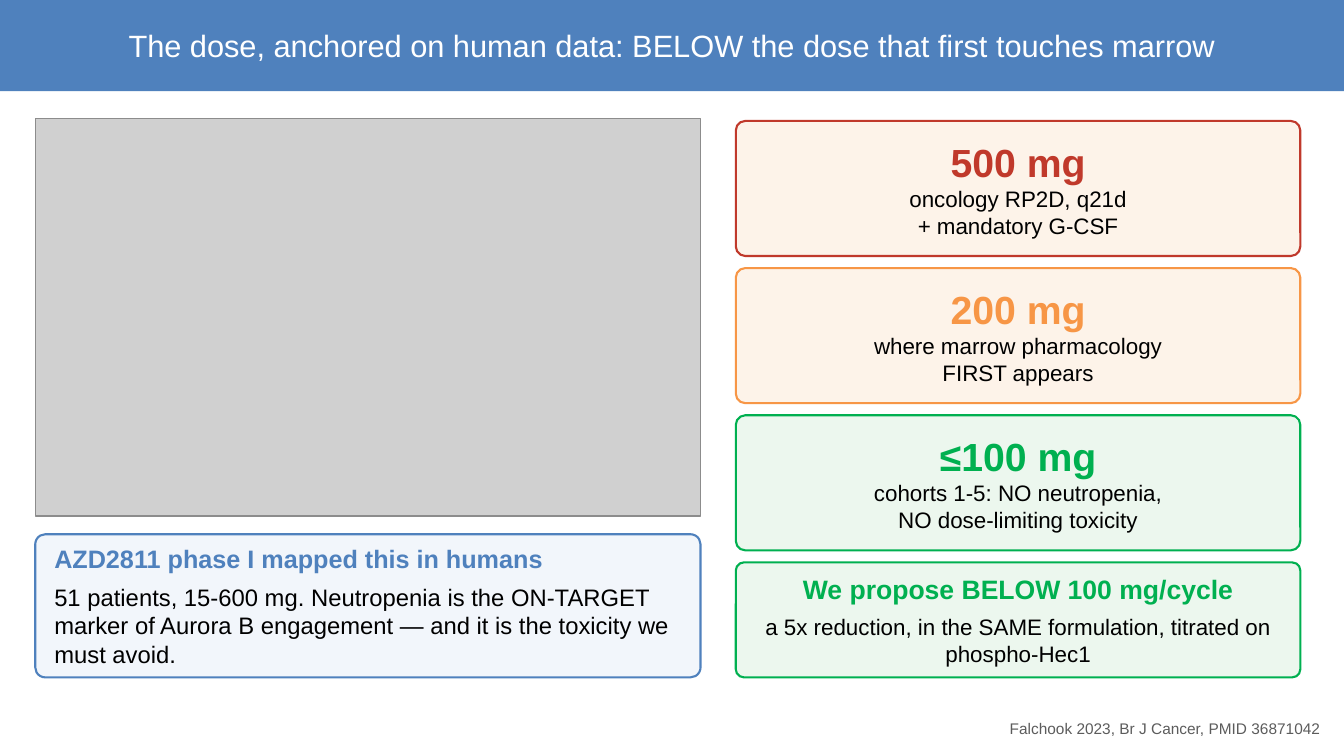
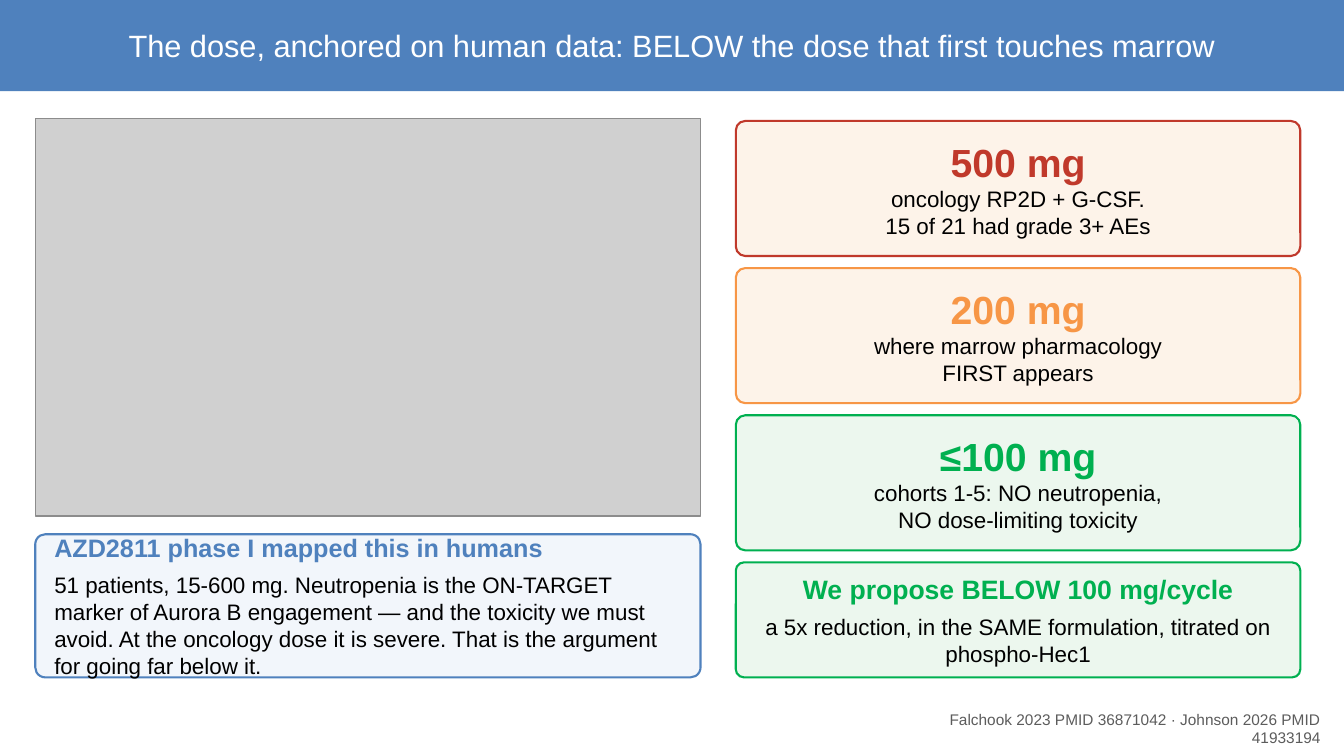
Before and after one commit to asheus/mva-track2-2026, a slide deck: slide 11 of docs/mva/MVA-Track2.pptx. Drawn at 1344x756 pixels with LibreOffice and Linux fonts; fonts in the diff are those of the drawing; grey boxes stand for pictures. Boxes give left, top, right and bottom in pixels: in the first picture for what was removed or moved away, otherwise in the second. Text is boxed around its words. In the diff, an @@ line names an element or a change of style, - is before the commit and + after.

Commit message:
Deck: 2026 expansion toxicity cited at the oncology dose

```diff
--- a/docs/mva/MVA-Track2.pptx
+++ b/docs/mva/MVA-Track2.pptx
@@ text in rounded rectangle at [885, 190, 1150, 239]: text changed @@
-oncology RP2D, q21d
-+ mandatory G-CSF
+oncology RP2D + G-CSF.
+15 of 21 had grade 3+ AEs
@@ text in rounded rectangle at [54, 576, 657, 679]: text changed; size 17 to 16 pt @@
-51 patients, 15-600 mg. Neutropenia is the ON-TARGET marker of Aurora B engagement — and it is the toxicity we must avoid.
+51 patients, 15-600 mg. Neutropenia is the ON-TARGET marker of Aurora B engagement — and the toxicity we must avoid. At the oncology dose it is severe. That is the argument for going far below it.
@@ text at [950, 714, 1321, 743]: text changed @@
-Falchook 2023, Br J Cancer, PMID 36871042
+Falchook 2023 PMID 36871042 · Johnson 2026 PMID 41933194
```
Also in this commit, not shown: 2 other files.
